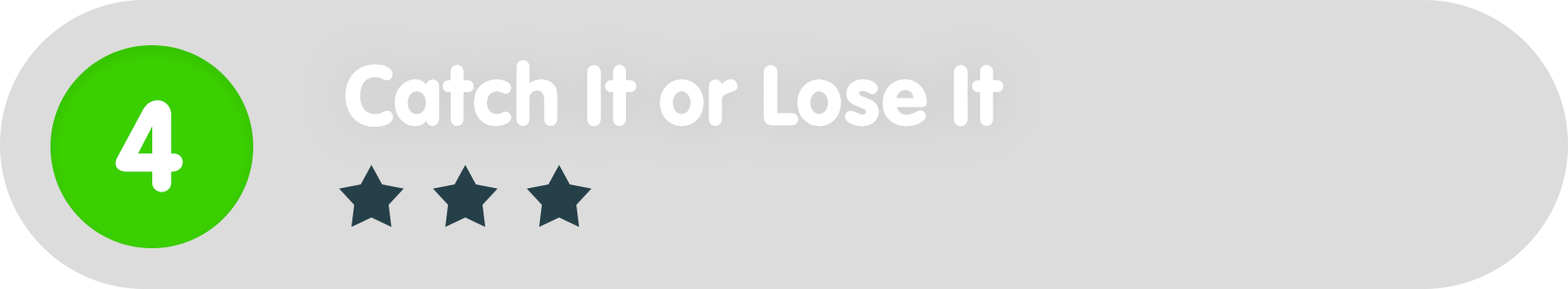
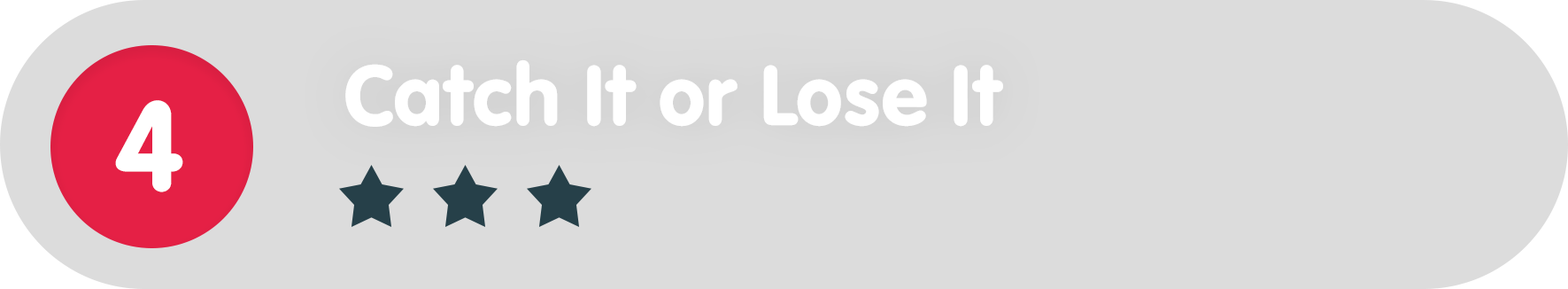
Revision of a layered 1568×289 image; what changed, layer by layer:
painted on "Ellipse_green" over [50, 45, 254, 248]
